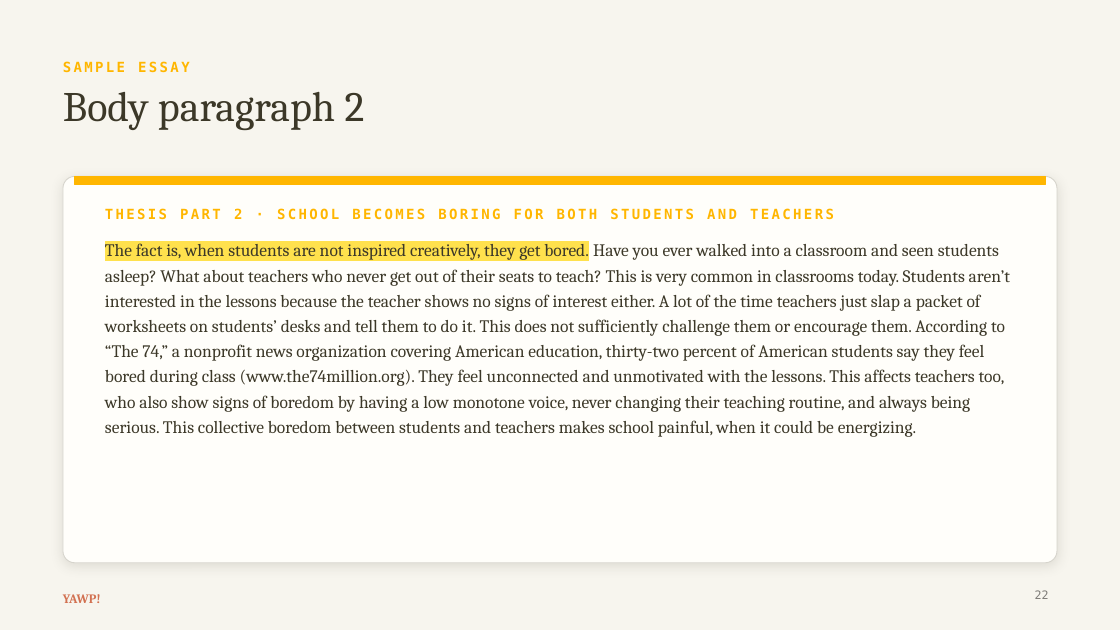
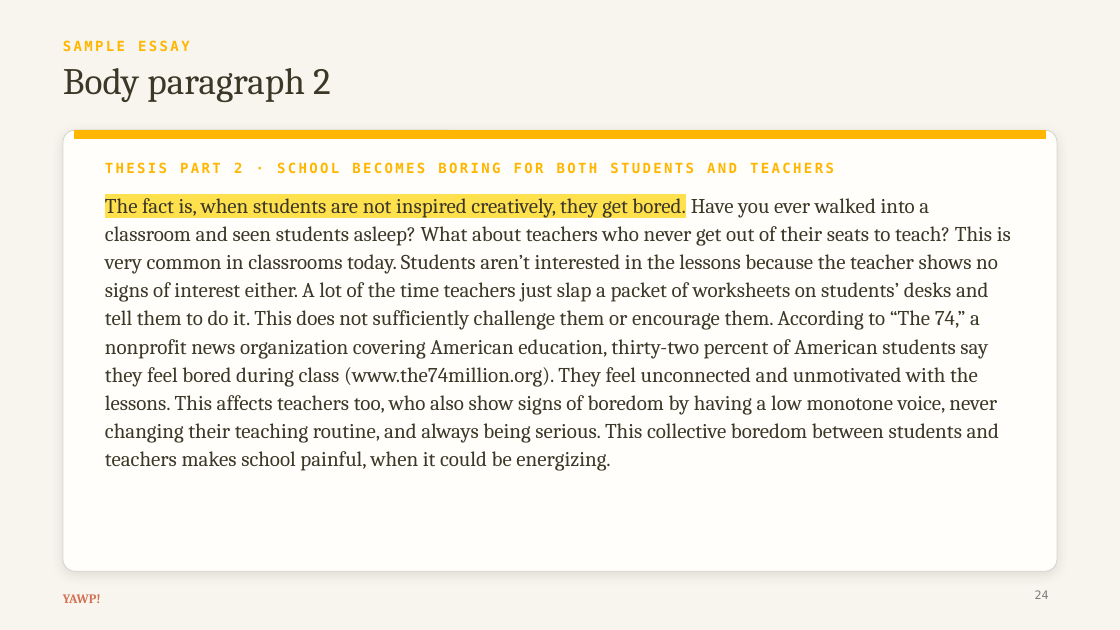
Before and after one commit to The-Connell-School/yawp, a slide deck: slide 24 of services/web-app/resources/thesis-essay-decks/lesson-5-body-paragraphs.pptx (slide 22 before the commit). Drawn at 1120x630 pixels with LibreOffice and Linux fonts; fonts in the diff are those of the drawing. Boxes give left, top, right and bottom in pixels: in the first picture for what was removed or moved away, otherwise in the second. Text is boxed around its words. In the diff, an @@ line names an element or a change of style, - is before the commit and + after.

```diff
--- a/services/web-app/resources/thesis-essay-decks/lesson-5-body-paragraphs.pptx
+++ b/services/web-app/resources/thesis-essay-decks/lesson-5-body-paragraphs.pptx
@@ text "SAMPLE ESSAY": place and size @@
-text "SAMPLE ESSAY" at bbox=[63, 61, 189, 73]
+text "SAMPLE ESSAY" at bbox=[63, 40, 189, 52]
@@ text "Body paragraph 2": place and size @@
-text "Body paragraph 2" at bbox=[63, 92, 365, 130]
+text "Body paragraph 2" at bbox=[63, 68, 331, 102]
@@ text "Body paragraph 2" at bbox=[63, 68, 331, 102]: size 36 to 32 pt @@
@@ rounded rectangle: place and size @@
-rounded rectangle at bbox=[63, 176, 1057, 563]
+rounded rectangle at bbox=[63, 130, 1057, 571]
@@ rounded rectangle at bbox=[63, 130, 1057, 571]: proportions changed @@
@@ rectangle: place and size @@
-rectangle at bbox=[75, 176, 1045, 185]
+rectangle at bbox=[75, 130, 1045, 139]
@@ text "THESIS PART 2 · SCHOOL ...": place and size @@
-text "THESIS PART 2 · SCHOOL ..." at bbox=[105, 208, 834, 220]
+text "THESIS PART 2 · SCHOOL ..." at bbox=[105, 162, 834, 174]
@@ text "The fact is, when students ...": place and size @@
-text "The fact is, when students ..." at bbox=[105, 240, 1010, 437]
+text "The fact is, when students ..." at bbox=[105, 193, 1011, 471]
@@ text "The fact is, when students ..." at bbox=[105, 193, 1011, 471]: size 15 to 18 pt; line spacing 1.2 to 1.12 @@
@@ page number at bbox=[1035, 590, 1049, 599]: text changed @@
-22
+24
```
Also in this commit, not shown: 20 other slides changed, 3 slides added, 22 other files.
